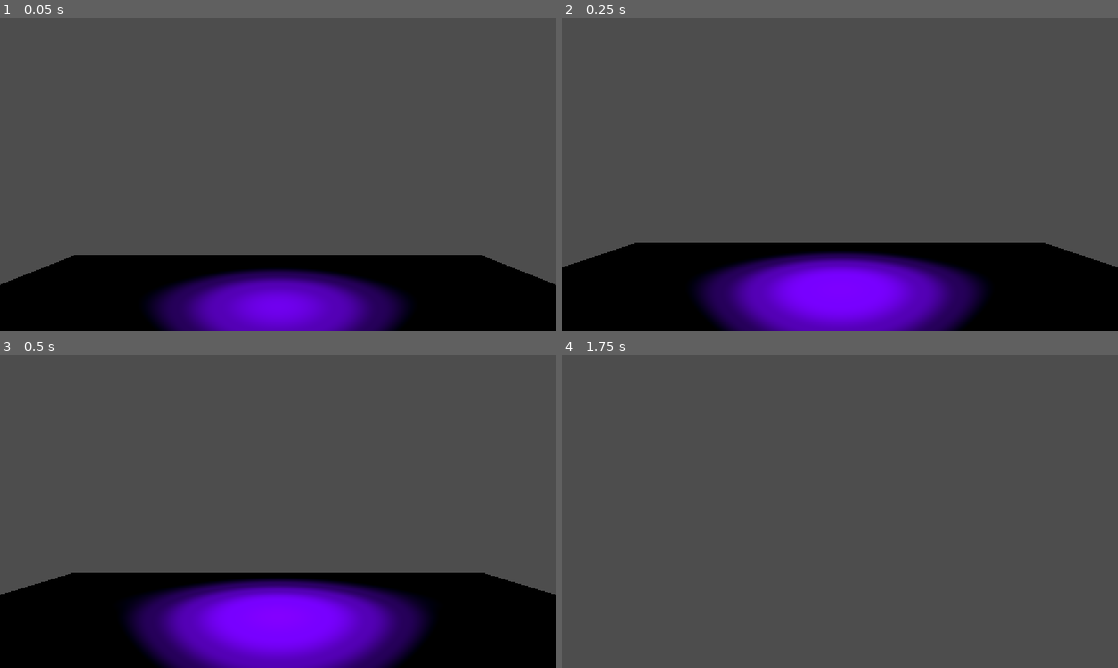
Above: before the commit, frames 1-4 (two rows, left to right).
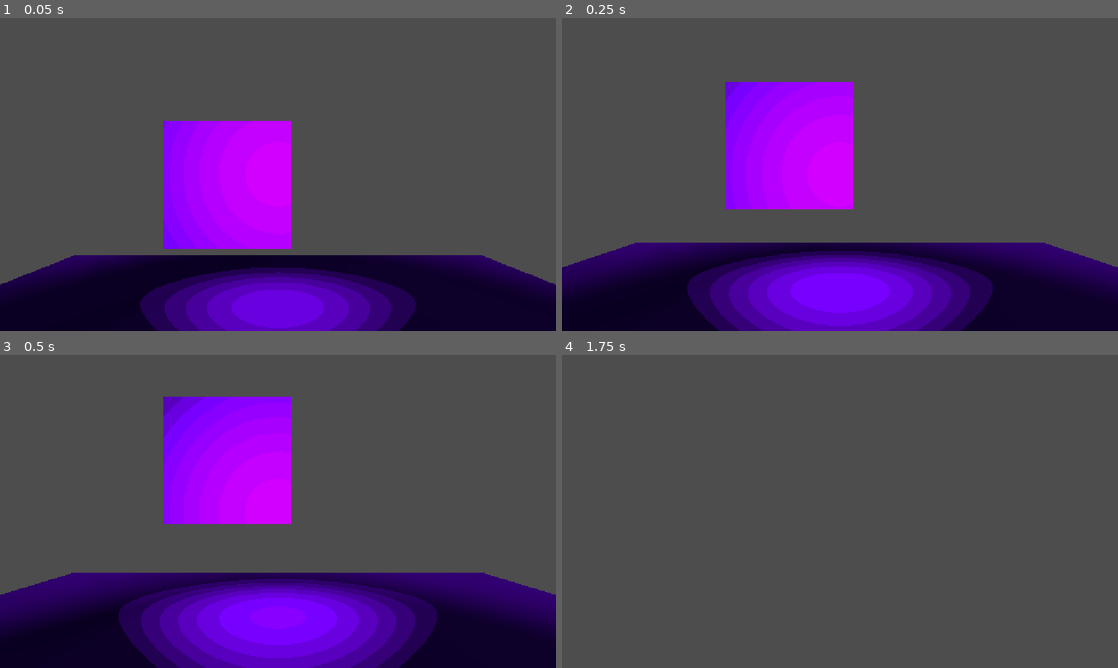
Above: after the commit, the same moments.

Repository: he21123/gj-esa
Game: Godot game, scene res://node_3d.tscn
Two runs of this game, one before a commit and one after it. Both use one fixed random seed, a clock stepped at 60 frames per second and the inputs below.
Inputs (mouse positions are in pixels of both pictures, inside the frame that each line leads up to):
- Up to frame 1 (0.05 s): no input
- Up to frame 2 (0.25 s): no input
- Up to frame 3 (0.5 s): no input
- Up to frame 4 (1.75 s): move the mouse to (867, 511) at 0.52 s; hold W (move_forward) from 0.53 s (still down); move the mouse to (812, 511) at 1.27 s

The runs differ from the first frame. In frame 1, 28% of the frame differs, in the area x 0-100%, y 32-100%; in frame 2, 29%; in frame 3, 30%, in the area x 0-100%, y 13-100%; in frame 4, nothing differs.

Commit message:
shader stuff

Diff:
--- a/node_3d.tscn
+++ b/node_3d.tscn
@@ -33,7 +33,7 @@
 spot_attenuation = -1.51
 
 [node name="CSGMesh3D" type="CSGMesh3D" parent="." unique_id=1368979775]
-transform = Transform3D(1, 0, 0, 0, 1, 0, 0, 0, 1, -2.6995459, 1.4, 0)
+transform = Transform3D(1, 0, 0, 0, 1, 0, 0, 0, 1, -0.3995459, 1.4, -2.1)
 material_override = ExtResource("3_a0tk4")
 use_collision = true
 mesh = SubResource("BoxMesh_u35ib")
--- a/shader.tres
+++ b/shader.tres
@@ -1,6 +1,7 @@
 [gd_resource type="ShaderMaterial" format=3 uid="uid://ci2gvpo6ox57c"]
 
 [ext_resource type="Shader" uid="uid://lgskfwxwqlr5" path="res://stylized.gdshader" id="1_a84kh"]
+[ext_resource type="Texture2D" uid="uid://bsannp66prjwi" path="res://shadertex.jpg" id="2_exf0p"]
 
 [resource]
 render_priority = 0
@@ -8,10 +9,10 @@
 shader_parameter/albedo_color = Color(0.47058824, 0, 1, 1)
 shader_parameter/albedo_affect = 0.0
 shader_parameter/use_stepped = true
-shader_parameter/steps = 3.0
-shader_parameter/step_smoothness = 0.5000000074506
+shader_parameter/steps = 6.0
+shader_parameter/step_smoothness = 0.0
 shader_parameter/shadow_tint = Color(0, 0, 0, 1)
-shader_parameter/shadow_tint_amount = 0.4
+shader_parameter/shadow_tint_amount = 0.40000000596048
 shader_parameter/specular = 0.0
 shader_parameter/normal_strength = 0.0
 shader_parameter/use_rim = true
@@ -21,8 +22,9 @@
 shader_parameter/rim_mask_shadow = 1.0
 shader_parameter/rim_blend = 1.0
 shader_parameter/use_pattern = true
-shader_parameter/pattern_uv_mode = 2
-shader_parameter/pattern_tiling = 32.0
-shader_parameter/pattern_amount = 0.5
-shader_parameter/pattern_smoothness = 0.5
-shader_parameter/pattern_blend = 0.2
+shader_parameter/pattern_texture = ExtResource("2_exf0p")
+shader_parameter/pattern_uv_mode = 0
+shader_parameter/pattern_tiling = 1.0
+shader_parameter/pattern_amount = 1.0
+shader_parameter/pattern_smoothness = 0.85000001266602
+shader_parameter/pattern_blend = 0.15000000223518
Binary file added: shadertex.jpg
Not shown, added: shadertex.jpg.import
